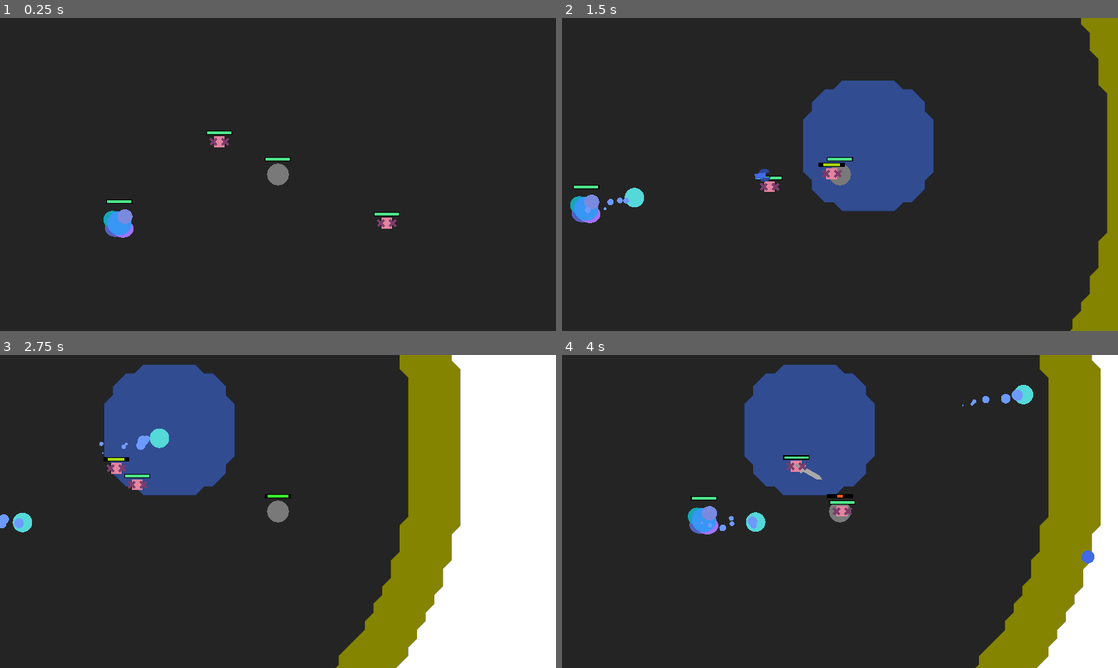
Above: before the commit, frames 1-4 (two rows, left to right).
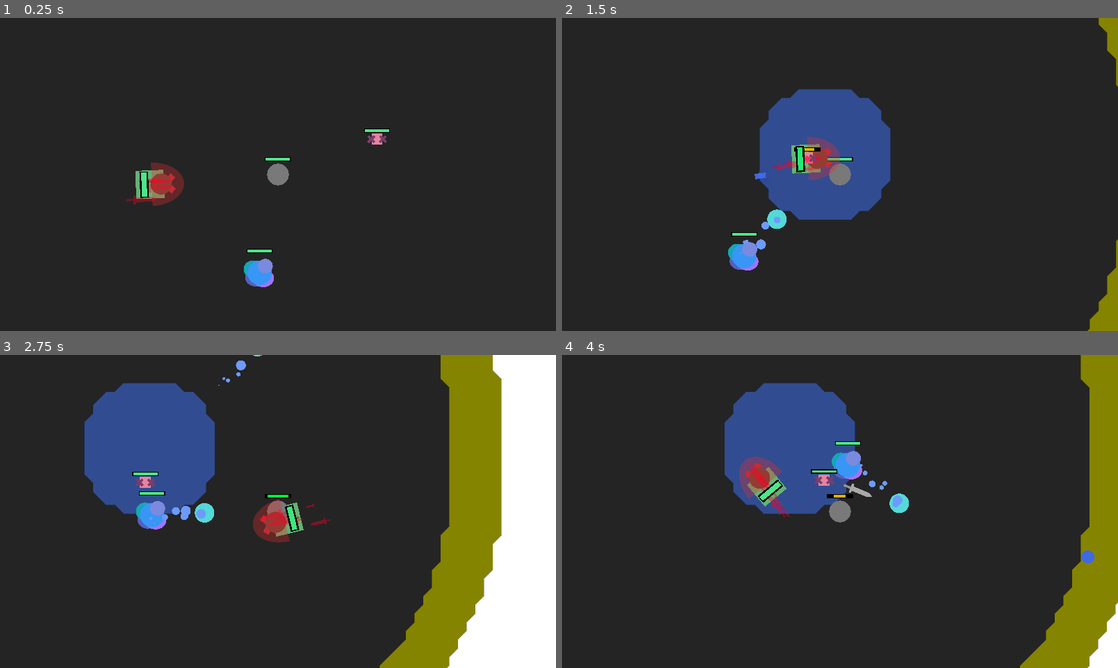
Above: after the commit, the same moments.

Repository: alhimik12/eclipse_showdown
Game: Godot game, scene res://levels/world.tscn
The game is run twice, just before and just after one commit, with the same random seed, the same clock (stepped at 60 frames per second) and the same inputs.
Inputs (mouse positions are in pixels of both pictures, inside the frame that each line leads up to):
- Up to frame 1 (0.25 s): no input
- Up to frame 2 (1.5 s): move the mouse to (962, 158) at 0.52 s; press the mouse at (962, 158) at 0.53 s; hold D (move_right) 0.53-1.28 s; move the mouse to (728, 190) at 1.27 s; release the mouse at (728, 190) at 1.28 s; hold S (move_down) from 1.28 s (still down); right-click (728, 190) at 1.35 s
- Up to frame 3 (2.75 s): move the mouse to (333, 442) at 2.02 s; release S (move_down) at 2.03 s; hold D (move_right) from 2.03 s (still down); tap Mouse wheel down (select_down) at 2.1 s
- Up to frame 4 (4 s): move the mouse to (812, 574) at 2.77 s; release D (move_right) at 2.78 s; hold Q (loadup1) 2.78-3.53 s; tap Mouse wheel up (select_up) at 2.85 s; move the mouse to (1006, 558) at 3.52 s; press the mouse at (1006, 558) at 3.53 s; hold A (more_left) from 3.53 s (still down)

The runs differ from the first frame. In frame 1, 2.3% of the frame differs, in the area x 18-72%, y 35-86%; in frame 2, 12%; in frame 3, 22%, in the area x 0-91%, y 0-100%; in frame 4, 20%.

Commit message:
added bull

Diff:
--- a/characters/character_class.gd
+++ b/characters/character_class.gd
@@ -17,7 +17,7 @@
 var water_heal = 10
 var fire_speed = 1.8
 var light_reload = 0.3
-var ligh_dmg = 0.55
+var light_dmg = 0.55
 var scorch_dmg = 45
 
 func die():
@@ -67,7 +67,7 @@
 			wall_hit()
 			effect_manager.apply_effect("stun")
 		3:
-			move_damage(ligh_dmg, delta)
+			move_damage(light_dmg, delta)
 			reload_change = light_reload
 		4:
 			can_attack = false
--- a/characters/components/Progress_bar.gd
+++ b/characters/components/Progress_bar.gd
@@ -24,10 +24,7 @@
 	update()
 
 func change_progress_scale(k):
-	if k == 0:
-		$progress.scale.x = 0
-	else:
-		$progress.scale.x = length * k * scale_bg.x - delta_size
+	$progress.scale.x = max(length * k * scale_bg.x - delta_size, delta_size/2)
 
 func change_progress_position(k):
 	if not centered:
--- a/characters/effects/blind.gd
+++ b/characters/effects/blind.gd
@@ -1,4 +1,4 @@
 extends effect_class
 
 func _process(delta):
-	character.move_damage(0.6, delta)
+	character.move_damage(character.light_dmg, delta)
--- /dev/null
+++ b/characters/enemies/bull.gd
@@ -0,0 +1,51 @@
+extends enemy_class
+
+var dashing = false
+var velocity = Vector2.ZERO
+var player_attraction = 15
+var max_velocity = 15
+var center_attraction = 0.7
+var rotation_speed = 3
+var speed = 100
+var start_velocity = 8
+
+func ready():
+	light_dmg *= 0.7
+	scorch_dmg *= 1.5
+
+func start_dash():
+	if can_attack:
+		dashing = true
+	$dash_duration.start()
+	$attack.show()
+	velocity = Vector2.RIGHT.rotated(rotation) * start_velocity
+
+func stop_dash():
+	velocity = Vector2.ZERO
+	dashing = false
+	$attack.hide()
+	$walk_duration.start()
+
+func process(delta):
+	if dashing:
+		dash(delta)
+	else:
+		walk(delta)
+	if $dash_duration.is_stopped() and $walk_duration.is_stopped():
+		start_dash()
+
+func walk(delta):
+	rotation = lerp(rotation, global_position.direction_to(player.global_position).angle(),rotation_speed*delta)
+	global_position += Vector2.RIGHT.rotated(rotation)*delta*get_speed(speed)
+
+func dash(delta):
+	velocity -= (global_position-player.global_position).normalized() * get_speed(player_attraction) * delta\
+	+ (global_position-tilemap.sun.center).normalized() * get_speed(center_attraction)**2\
+	* (global_position-tilemap.sun.center).length() ** 0.5 * delta
+	var diff = velocity.length()/max_velocity
+	if diff > 1:
+		velocity /= diff
+
+	global_position += (get_speed(velocity)+velocity)*0.5
+	rotation = velocity.angle()
+	#$Progress_bar.global_rotation = 0
--- /dev/null
+++ b/characters/enemies/bull.tscn
@@ -0,0 +1,94 @@
+[gd_scene load_steps=10 format=3 uid="uid://dgjhpr7cft5vo"]
+
+[ext_resource type="PackedScene" uid="uid://obhs6tqkno1" path="res://characters/enemies/enemy_template.tscn" id="1_flhto"]
+[ext_resource type="Script" path="res://characters/enemies/bull.gd" id="2_8s7dp"]
+[ext_resource type="Texture2D" uid="uid://cuilto7u8xk2a" path="res://textures/basic_shapes/square.png" id="2_kn26r"]
+[ext_resource type="Texture2D" uid="uid://c5dtlpgvynwrs" path="res://textures/basic_shapes/circle.png" id="3_5arlq"]
+[ext_resource type="Texture2D" uid="uid://cseajnytuwplf" path="res://textures/basic_shapes/cross.png" id="4_ya6xj"]
+[ext_resource type="Texture2D" uid="uid://4gevuclkdy3q" path="res://textures/basic_shapes/half_circle.png" id="6_a45wi"]
+[ext_resource type="Texture2D" uid="uid://crmxumhhhm3vx" path="res://textures/shapes/sword.svg" id="7_vwcov"]
+
+[sub_resource type="CircleShape2D" id="CircleShape2D_6l357"]
+radius = 37.4833
+
+[sub_resource type="Curve" id="Curve_yxkl8"]
+_data = [Vector2(0.011976, 0.989011), 0.0, 0.0, 0, 0, Vector2(0.982036, 0.010989), -2.93626, 0.0, 0, 0]
+point_count = 2
+
+[node name="bull" instance=ExtResource("1_flhto")]
+script = ExtResource("2_8s7dp")
+
+[node name="hp_manager" parent="." index="2" node_paths=PackedStringArray("hp_bar")]
+hp_bar = NodePath("../Progress_bar")
+hp_max = 200.0
+
+[node name="Progress_bar" parent="." index="3"]
+z_index = 5
+position = Vector2(-26, 2.03288e-20)
+rotation = 1.5708
+scale = Vector2(0.4, 0.8)
+
+[node name="visuals" type="Node2D" parent="." index="4"]
+rotation = 1.5708
+scale = Vector2(1.3, 1.3)
+
+[node name="Sprite2D" type="Sprite2D" parent="visuals" index="0"]
+modulate = Color(0.396524, 0.69987, 0.456939, 1)
+z_index = -1
+position = Vector2(0, 10)
+scale = Vector2(0.1, 0.1)
+texture = ExtResource("2_kn26r")
+
+[node name="Sprite2D2" type="Sprite2D" parent="visuals" index="1"]
+modulate = Color(0.424041, 0.264873, 0.212404, 1)
+position = Vector2(0, -10)
+scale = Vector2(0.075, 0.075)
+texture = ExtResource("3_5arlq")
+
+[node name="Sprite2D3" type="Sprite2D" parent="visuals" index="2"]
+modulate = Color(0.718106, 0.172701, 0.204984, 1)
+z_index = -2
+position = Vector2(0, -18)
+scale = Vector2(0.095, 0.095)
+texture = ExtResource("4_ya6xj")
+
+[node name="dash_duration" type="Timer" parent="." index="5"]
+wait_time = 6.0
+one_shot = true
+
+[node name="walk_duration" type="Timer" parent="." index="6"]
+one_shot = true
+autostart = true
+
+[node name="attack" type="Node2D" parent="." index="7"]
+
+[node name="Sprite2D" type="Sprite2D" parent="attack" index="0"]
+modulate = Color(0.88, 0.176, 0.187733, 0.333333)
+position = Vector2(-9, -8.17124e-14)
+rotation = 1.5708
+scale = Vector2(0.2, 0.3)
+texture = ExtResource("6_a45wi")
+
+[node name="Area2D" type="Area2D" parent="attack" index="1"]
+collision_layer = 0
+collision_mask = 4
+
+[node name="CollisionShape2D" type="CollisionShape2D" parent="attack/Area2D" index="0"]
+visible = false
+position = Vector2(26, 1)
+shape = SubResource("CircleShape2D_6l357")
+
+[node name="CPUParticles2D" type="CPUParticles2D" parent="attack" index="2"]
+z_index = 1
+lifetime = 0.4
+local_coords = true
+texture = ExtResource("7_vwcov")
+emission_shape = 1
+emission_sphere_radius = 39.54
+gravity = Vector2(-1500, 0)
+scale_amount_min = 0.1
+scale_amount_max = 0.2
+scale_amount_curve = SubResource("Curve_yxkl8")
+color = Color(1, 0, 0.14902, 0.392157)
+
+[connection signal="timeout" from="dash_duration" to="." method="stop_dash"]
--- a/characters/enemies/enemy_class.gd
+++ b/characters/enemies/enemy_class.gd
@@ -4,3 +4,4 @@
 
 func _ready():
 	super()
+	scorch_dmg *= 0.7
--- a/characters/enemies/enemy_template.tscn
+++ b/characters/enemies/enemy_template.tscn
@@ -6,7 +6,7 @@
 [ext_resource type="Gradient" uid="uid://d2ok54wdl54vd" path="res://misc/hp_gradient.tres" id="4_3nuew"]
 
 [sub_resource type="CircleShape2D" id="CircleShape2D_nlj30"]
-radius = 15.0333
+radius = 43.0465
 
 [node name="enemy_template" type="Node2D"]
 
--- a/characters/enemies/slime.tscn
+++ b/characters/enemies/slime.tscn
@@ -10,6 +10,7 @@
 
 [node name="hp_manager" parent="." index="2" node_paths=PackedStringArray("hp_bar")]
 hp_bar = NodePath("../Progress_bar")
+hp_max = 70.0
 
 [node name="Progress_bar" parent="." index="3"]
 position = Vector2(0, -50)
--- a/levels/world.tscn
+++ b/levels/world.tscn
@@ -1,9 +1,10 @@
-[gd_scene load_steps=5 format=3 uid="uid://b5tc8qv8jyaov"]
+[gd_scene load_steps=6 format=3 uid="uid://b5tc8qv8jyaov"]
 
 [ext_resource type="PackedScene" uid="uid://b0bt755ng5arj" path="res://potions/engine/tile_map.tscn" id="1_i1v2g"]
 [ext_resource type="PackedScene" uid="uid://dyoudyalwy6v" path="res://characters/player/player.tscn" id="2_rxr7l"]
-[ext_resource type="PackedScene" uid="uid://x45u4wgns1kv" path="res://characters/enemies/slime.tscn" id="3_8edif"]
-[ext_resource type="PackedScene" uid="uid://q7ce6itx4h0u" path="res://characters/enemies/bug.tscn" id="3_e037o"]
+[ext_resource type="PackedScene" uid="uid://dgjhpr7cft5vo" path="res://characters/enemies/bull.tscn" id="3_cacvx"]
+[ext_resource type="PackedScene" uid="uid://x45u4wgns1kv" path="res://characters/enemies/slime.tscn" id="4_54krx"]
+[ext_resource type="PackedScene" uid="uid://q7ce6itx4h0u" path="res://characters/enemies/bug.tscn" id="5_ybvvk"]
 
 [node name="world" type="Node2D"]
 
@@ -14,11 +15,11 @@
 [node name="Camera2D" type="Camera2D" parent="player" groups=["camera"]]
 zoom = Vector2(1.5, 1.5)
 
-[node name="slime" parent="." instance=ExtResource("3_8edif")]
-position = Vector2(-365, 112)
+[node name="bull" parent="." instance=ExtResource("3_cacvx")]
+position = Vector2(-307, 23)
 
-[node name="bug" parent="." instance=ExtResource("3_e037o")]
-position = Vector2(-179, -100)
+[node name="slime" parent="." instance=ExtResource("4_54krx")]
+position = Vector2(-42, 226)
 
-[node name="bug2" parent="." instance=ExtResource("3_e037o")]
-position = Vector2(296, 132)
+[node name="bug" parent="." instance=ExtResource("5_ybvvk")]
+position = Vector2(275, -98)
--- a/misc/hp_gradient.tres
+++ b/misc/hp_gradient.tres
@@ -3,5 +3,5 @@
 [resource]
 interpolation_mode = 2
 interpolation_color_space = 2
-offsets = PackedFloat32Array(0, 0.128834, 0.429448, 0.785276, 0.907975)
-colors = PackedColorArray(0.305262, 0.896376, 0.540302, 1, 6.78644e-06, 0.939681, 0.206725, 1, 0.865406, 0.725944, 3.85046e-07, 1, 1, 0.205, 0.1, 1, 0.4, 0, 0, 1)
+offsets = PackedFloat32Array(0, 0.128834, 0.429448, 0.785276, 0.907975, 1)
+colors = PackedColorArray(0.305262, 0.896376, 0.540302, 1, 6.78644e-06, 0.939681, 0.206725, 1, 0.865406, 0.725944, 3.85046e-07, 1, 1, 0.33813, 0.24459, 1, 0.552962, 5.89602e-07, 4.81307e-07, 1, 0.133333, 0.0313726, 0.0313726, 1)
